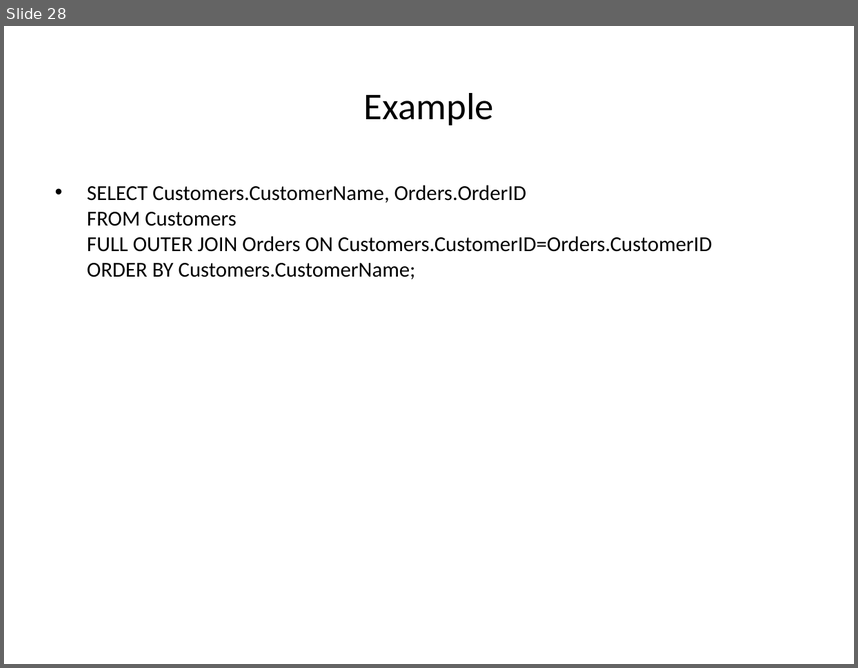
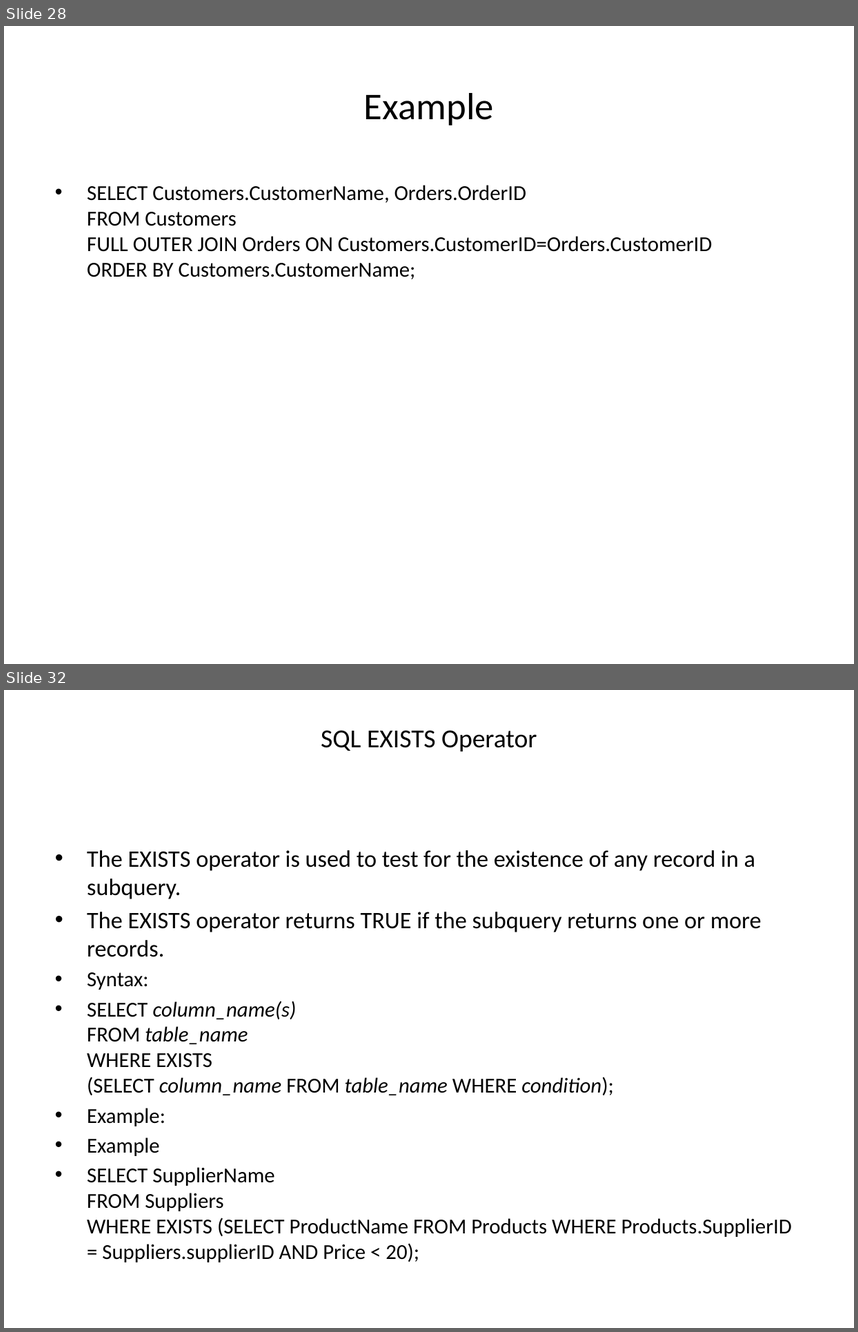
Before and after one commit to goudp4959/Oracle, a slide deck: SQL-latest.pptx. Shown one above the other, each under a label of ours: slide 28 before the commit, slides 28 and 32 after it; the slides between them are not shown. The pictures are 858x668 and 858x1332 pixels, drawn with LibreOffice and Linux fonts; fonts in the diff are those of the drawing. Boxes give left, top, right and bottom in pixels: in the first picture for what was removed or moved away, otherwise in the second. Text is boxed around its words. In the diff, an @@ line names an element or a change of style, - is before the commit and + after.

```diff
--- a/SQL-latest.pptx
+++ b/SQL-latest.pptx
@@ slide 32 added at [4, 690, 854, 1328], background #FFFFFF @@
@@ title added at [321, 730, 537, 751], 22 pt, text #000000 @@
+SQL EXISTS Operator
@@ text added at [87, 850, 792, 1262], 18 pt, text #000000 @@
+• The EXISTS operator is used to test for the existence of any record in a subquery.
+• The EXISTS operator returns TRUE if the subquery returns one or more records.
+• Syntax:
+• SELECT column_name(s)
+  FROM table_name
+  WHERE EXISTS
+  (SELECT column_name FROM table_name WHERE condition);
+• Example:
+• Example
+• SELECT SupplierName
+  FROM Suppliers
+  WHERE EXISTS (SELECT ProductName FROM Products WHERE Products.SupplierID = Suppliers.supplierID AND Price < 20);
```
Also in this commit, not shown: 7 other slides added.
